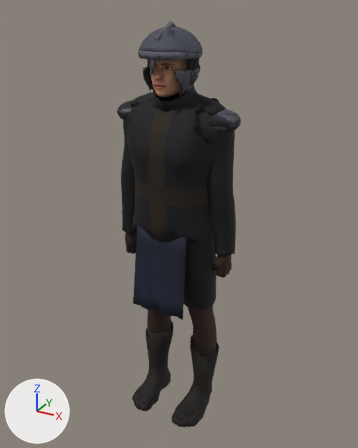
Renders of the glTF model game/models/cast/prospero.glb from each side of a commit.
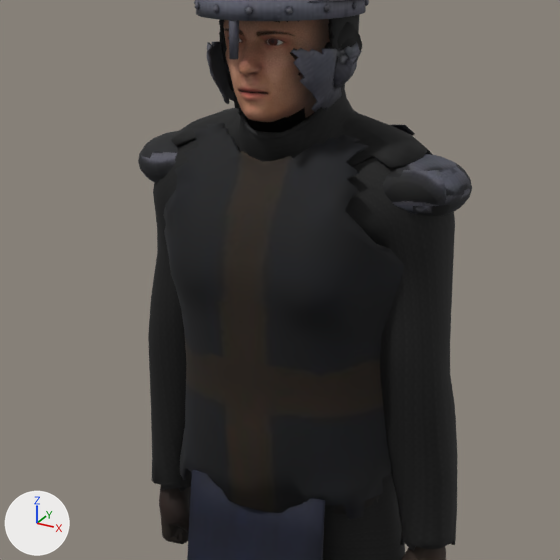
There are two pictures of each version: one whole from a 50 mm camera at (1.119, -2.031, 2.114) aimed at (-0.002, 0.007, 1.094), one close up on the part from 18% to 76% of the width and 12% to 58% of the height. Arrows for +X, +Y and +Z are at lower left; the lights stay in place. The first two pictures are the older version. Vertices at exactly the same position are counted once.

In view in the first close-up: 'aventail', 'body', 'gloves', 'helm', 'pauldron_l', 'pauldron_r', 'shirt', 'tabard', 'tabard_skirt_f' and 3 more.
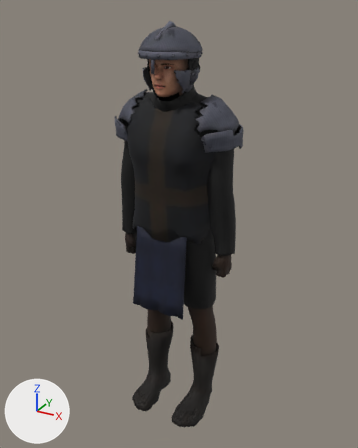
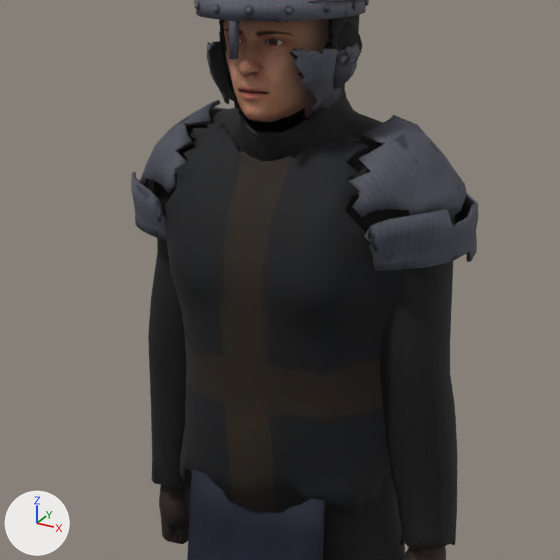
Diff of the bpy script that builds the scene:
```diff
--- a/game/models/cast/prospero.glb.py
+++ b/game/models/cast/prospero.glb.py
@@ me_pauldron_l @@
 # used by ob_pauldron_l; location = (0.0, 0.0, 0.0)
-me_pauldron_l.from_pydata(...)  # 444 vertices, 880 faces; spans x 0.137..0.314, y -0.106..0.064, z 1.598..1.7
+me_pauldron_l.from_pydata(...)  # 324 vertices, 640 faces; spans x 0.122..0.324, y -0.155..0.114, z 1.512..1.757
+# me_pauldron_l part 1: the loose piece of 222 vertices spanning x 0.137..0.314, y -0.106..0.064, z 1.598..1.7 is rebuilt with 138 vertices and now spans x 0.143..0.307, y -0.147..0.111, z 1.599..1.757
+# me_pauldron_l part 2: a new loose piece of 186 vertices spanning x 0.122..0.324, y -0.155..0.114, z 1.512..1.631, in mat_pauldron_l_mat (picture img_pauldron_l_tex)
+# other edits to the shape of me_pauldron_l do not show in these pictures
 me_pauldron_l.materials.append(mat_pauldron_l_mat)
@@ me_pauldron_r @@
 # used by ob_pauldron_r; location = (0.0, 0.0, 0.0)
-me_pauldron_r.from_pydata(...)  # 444 vertices, 880 faces; spans x -0.314..-0.137, y -0.106..0.064, z 1.598..1.7
+me_pauldron_r.from_pydata(...)  # 324 vertices, 640 faces; spans x -0.324..-0.122, y -0.155..0.114, z 1.512..1.757
+# me_pauldron_r part 3: the loose piece of 222 vertices spanning x -0.314..-0.137, y -0.106..0.064, z 1.598..1.7 is rebuilt with 138 vertices and now spans x -0.307..-0.143, y -0.147..0.111, z 1.599..1.757
+# me_pauldron_r part 4: a new loose piece of 186 vertices spanning x -0.324..-0.122, y -0.155..0.114, z 1.512..1.631, in mat_pauldron_r_mat (picture img_pauldron_r_tex)
+# other edits to the shape of me_pauldron_r do not show in these pictures
 me_pauldron_r.materials.append(mat_pauldron_r_mat)
```

What differs and where, as boxes [x1, y1, x2, y2] in the close-ups (560 x 560 px):
'pauldron_l', reshaped: before [383, 154, 472, 216]; after [348, 115, 478, 271]
'pauldron_r', reshaped: before [138, 131, 178, 183]; after [131, 100, 226, 241]
part 1 of me_pauldron_l, rebuilt: before [383, 154, 472, 216]; after [348, 115, 467, 218]
part 2 of me_pauldron_l, added: after [364, 193, 478, 271]
part 3 of me_pauldron_r, rebuilt: before [138, 131, 178, 183]; after [140, 100, 226, 193]
part 4 of me_pauldron_r, added: after [131, 172, 167, 241]
